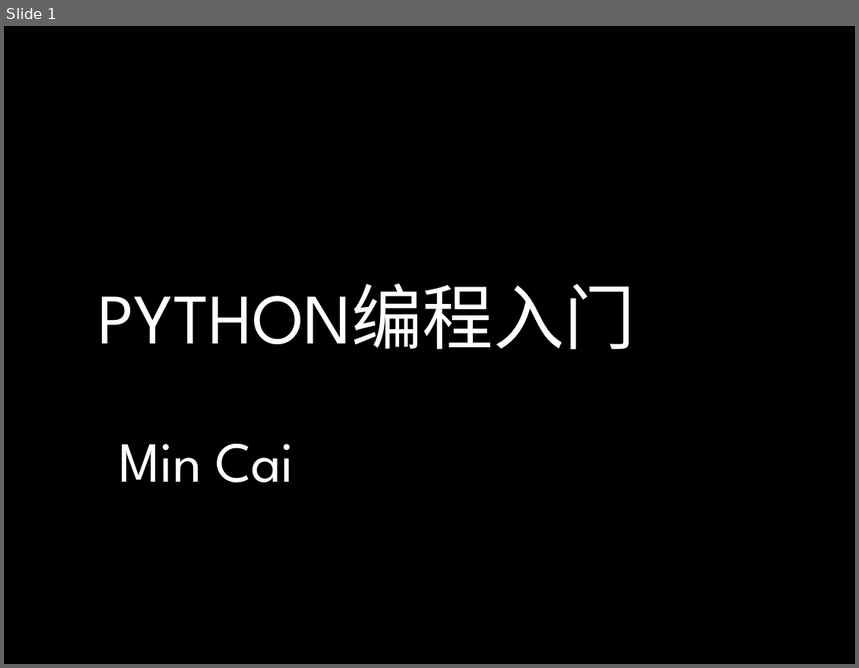
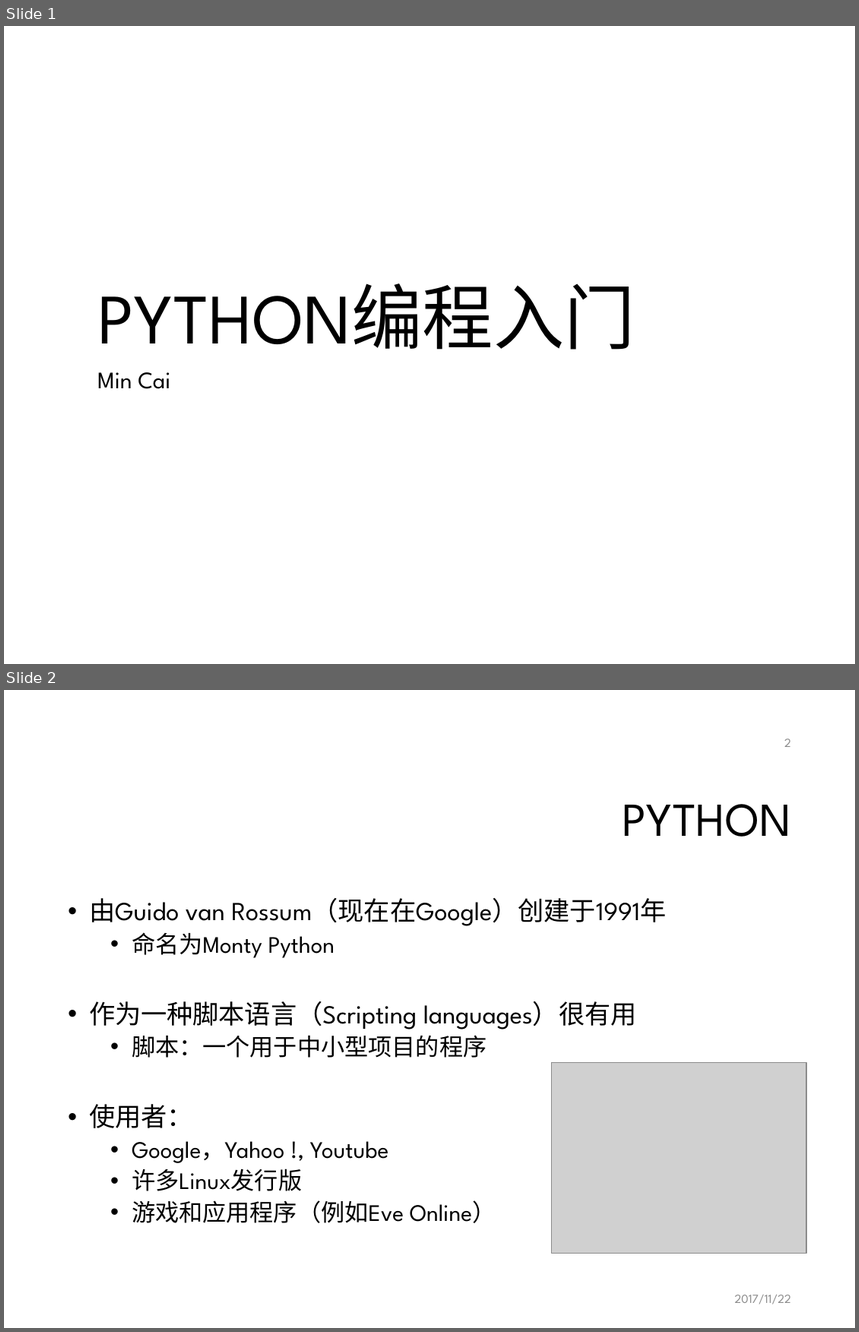
Before and after one commit to mcai/PythonTraining, a slide deck: intro_python_programming.pptx. Shown one above the other, each under a label of ours: slide 1 before the commit, slides 1 and 2 after it. The pictures are 859x668 and 859x1332 pixels, drawn with LibreOffice and Linux fonts; fonts in the diff are those of the drawing; grey boxes stand for pictures; background and template pictures are left out. Boxes give left, top, right and bottom in pixels: in the first picture for what was removed or moved away, otherwise in the second. Text is boxed around its words. In the diff, an @@ line names an element or a change of style, - is before the commit and + after.

```diff
--- a/intro_python_programming.pptx
+++ b/intro_python_programming.pptx
@@ slide 2 added at <box>4,690,855,1328</box>, background #FFFFFF @@
@@ page number added at <box>785,739,791,747</box>, 10.5 pt, text #8C8C8C @@
+2
@@ title added at <box>622,804,791,837</box>, 40 pt, text #000000 @@
+PYTHON
@@ text added at <box>89,898,666,1224</box>, 20 pt, text #000000 @@
+• 由Guido van Rossum（现在在Google）创建于1991年
+  • 命名为Monty Python
+• 作为一种脚本语言（Scripting languages）很有用
+  • 脚本：一个用于中小型项目的程序
+• 使用者：
+  • Google，Yahoo !, Youtube
+  • 许多Linux发行版
+  • 游戏和应用程序（例如Eve Online）
@@ picture added at <box>551,1063,806,1253</box> @@
@@ text added at <box>735,1295,791,1305</box>, 10.5 pt, text #8C8C8C @@
+2017/11/22
@@ slide 1 changed as well @@
@@ background #000000 to #FFFFFF @@
@@ title "PYTHON编程入门" at <box>97,284,636,350</box>: text colour #FFFFFF to #000000 @@
@@ subtitle "Min Cai": place and size @@
-subtitle "Min Cai" at <box>119,444,294,483</box>
+subtitle "Min Cai" at <box>97,373,170,389</box>
@@ subtitle "Min Cai" at <box>97,373,170,389</box>: size 48 to 20 pt, text colour #FFFFFF to #000000 @@
```
Also in this commit, not shown: 1 other slide changed, 23 other slides added.
